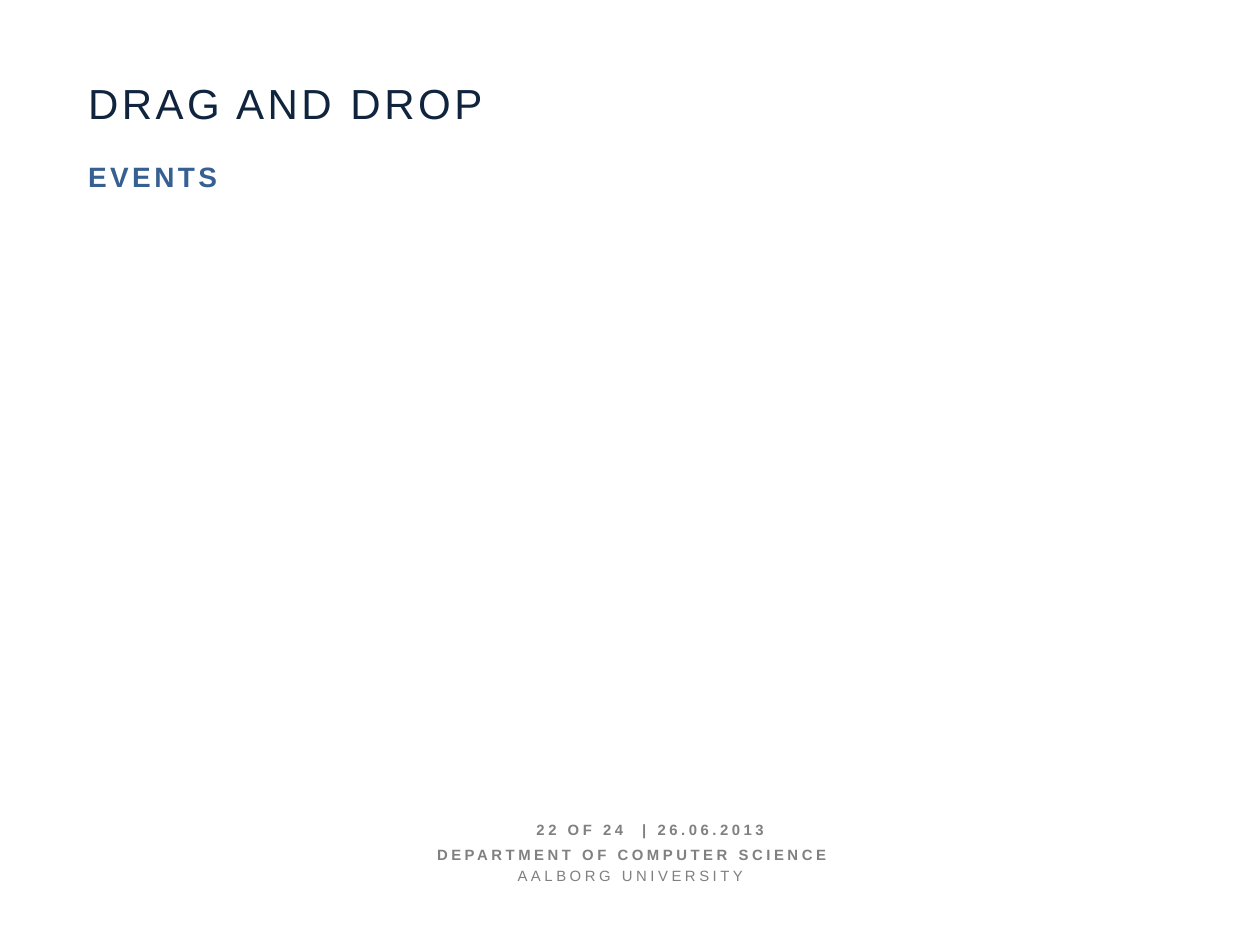
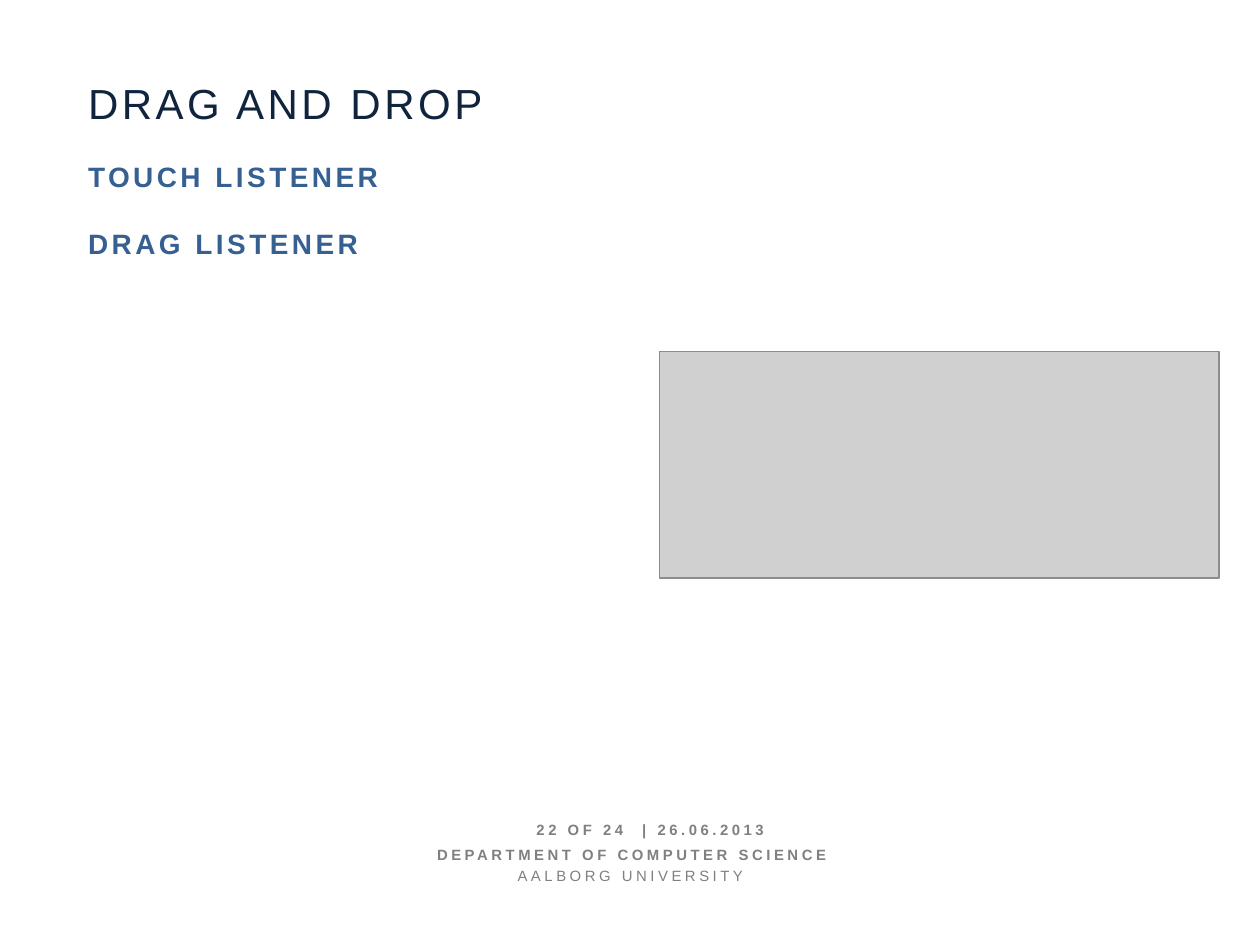
Before and after one commit to figa12/sw606f13, a slide deck: slide 22 of slides/main.pptx. Drawn at 1260x945 pixels with LibreOffice and Linux fonts; fonts in the diff are those of the drawing; grey boxes stand for pictures. Boxes give left, top, right and bottom in pixels: in the first picture for what was removed or moved away, otherwise in the second. Text is boxed around its words. In the diff, an @@ line names an element or a change of style, - is before the commit and + after.

```diff
--- a/slides/main.pptx
+++ b/slides/main.pptx
@@ text at [88, 167, 377, 255]: text changed @@
-EVENTS
+TOUCH LISTENER
+DRAG LISTENER
@@ picture added at [660, 352, 1220, 578] @@
```
Also in this commit, not shown: 1 other slide changed, 1 slide added.
